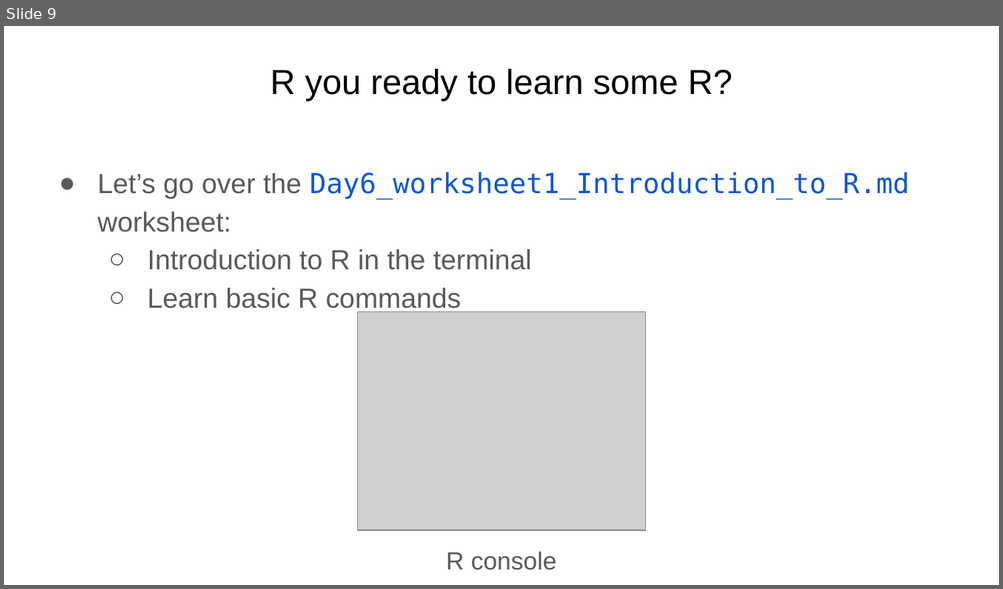
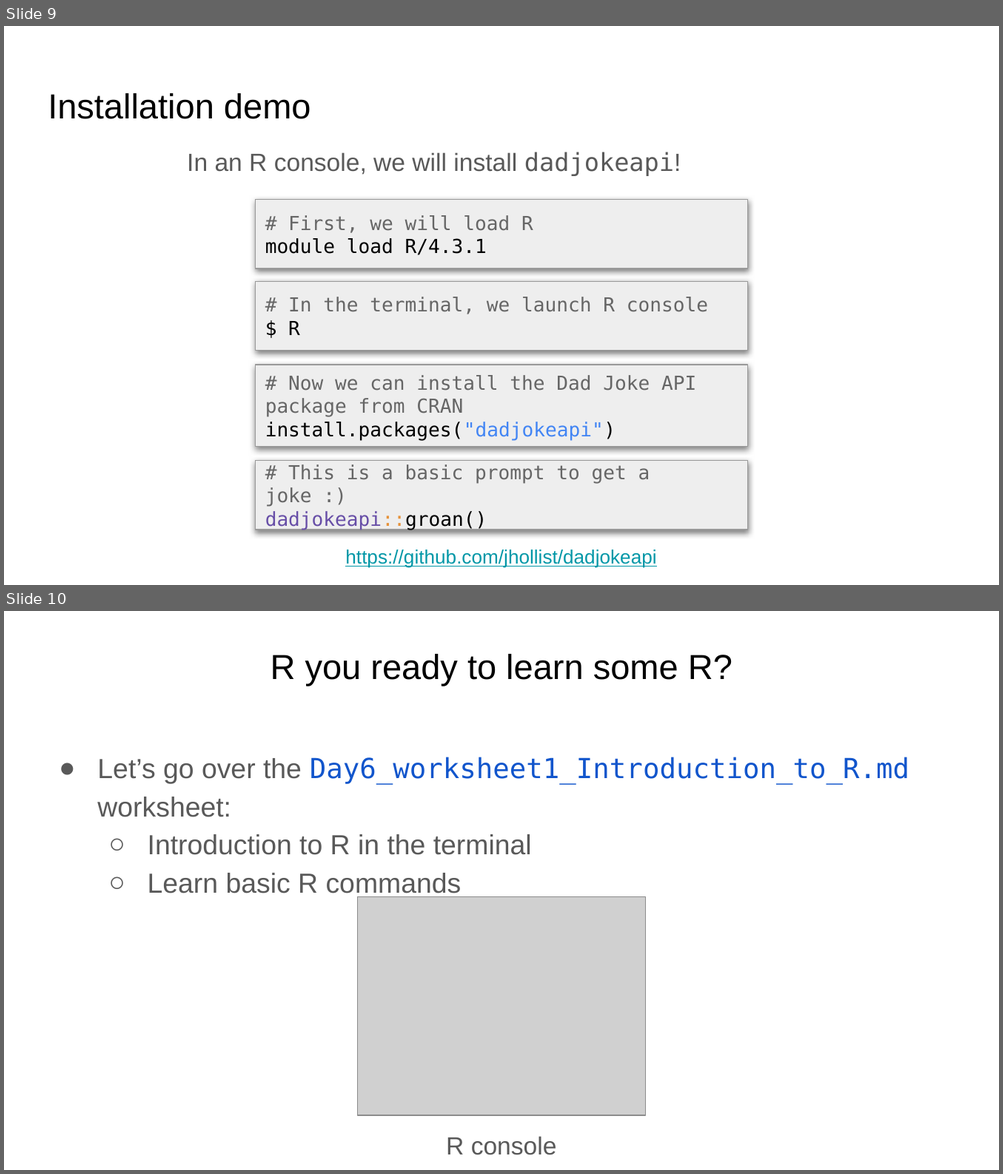
Before and after one commit to Dowell-Lab/srworkshop, a slide deck: day06/slides/Day6_slides.pptx. Shown one above the other, each under a label of ours: slide 9 before the commit, slides 9 and 10 after it. The pictures are 1003x589 and 1003x1174 pixels, drawn with LibreOffice and Linux fonts; fonts in the diff are those of the drawing; grey boxes stand for pictures. Boxes give left, top, right and bottom in pixels: in the first picture for what was removed or moved away, otherwise in the second. Text is boxed around its words. In the diff, an @@ line names an element or a change of style, - is before the commit and + after.

```diff
--- a/day06/slides/Day6_slides.pptx
+++ b/day06/slides/Day6_slides.pptx
@@ slide 9 added at [4, 26, 999, 585], background #FFFFFF @@
@@ title added at [48, 93, 311, 119], 25.2 pt, text #000000 @@
+Installation demo
@@ text added at [187, 152, 681, 176], 18 pt, text #595959 @@
+In an R console, we will install dadjokeapi!
@@ rectangle added at [255, 200, 747, 269], fill #EEEEEE, outline #999999 0.75 pt, 14 pt, text #666666 @@
+# First, we will load R
+module load R/4.3.1
@@ rectangle added at [255, 281, 747, 351], fill #EEEEEE, outline #999999 0.75 pt, 14 pt, text #666666 @@
+# In the terminal, we launch R console
+$ R
@@ rectangle added at [255, 365, 747, 447], fill #EEEEEE, outline #999999 0.75 pt, 14 pt, text #666666 @@
+# Now we can install the Dad Joke API package from CRAN
+install.packages("dadjokeapi")
@@ rectangle added at [255, 460, 747, 530], fill #EEEEEE, outline #999999 0.75 pt, 14 pt, text #666666 @@
+# This is a basic prompt to get a joke :)
+dadjokeapi::groan()
@@ text added at [345, 550, 656, 568], 14 pt, text #0097A7, underline @@
+https://github.com/jhollist/dadjokeapi
@@ what was slide 9 is now slide 10 @@
```
Also in this commit, not shown: 2 slides changed, 2 other files.
